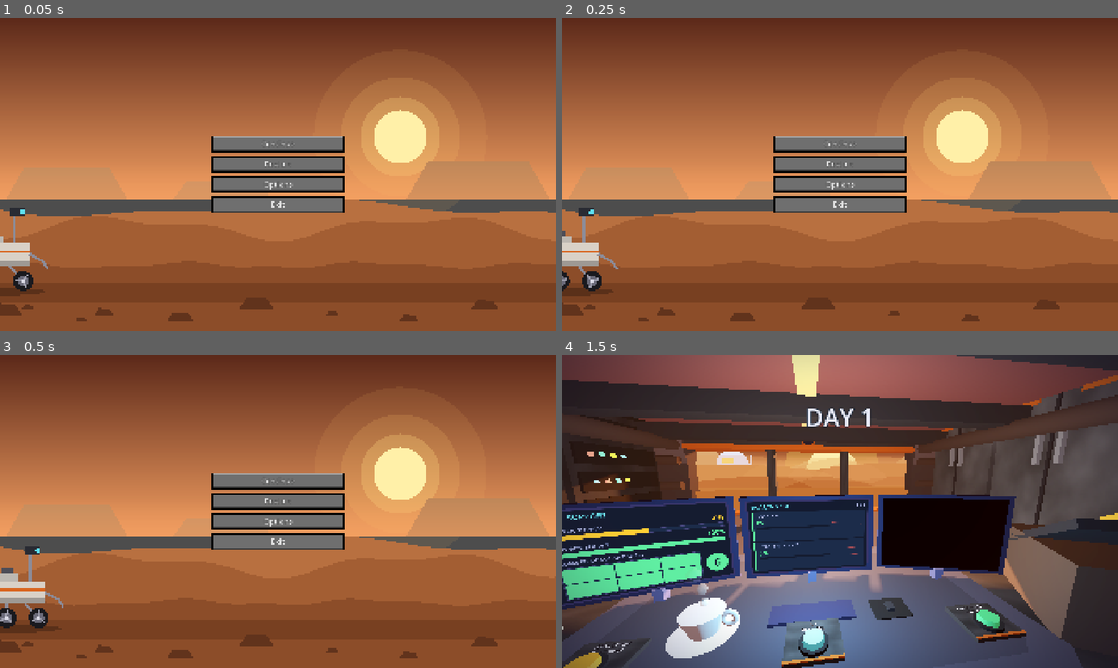
Above: before the commit, frames 1-4 (two rows, left to right).
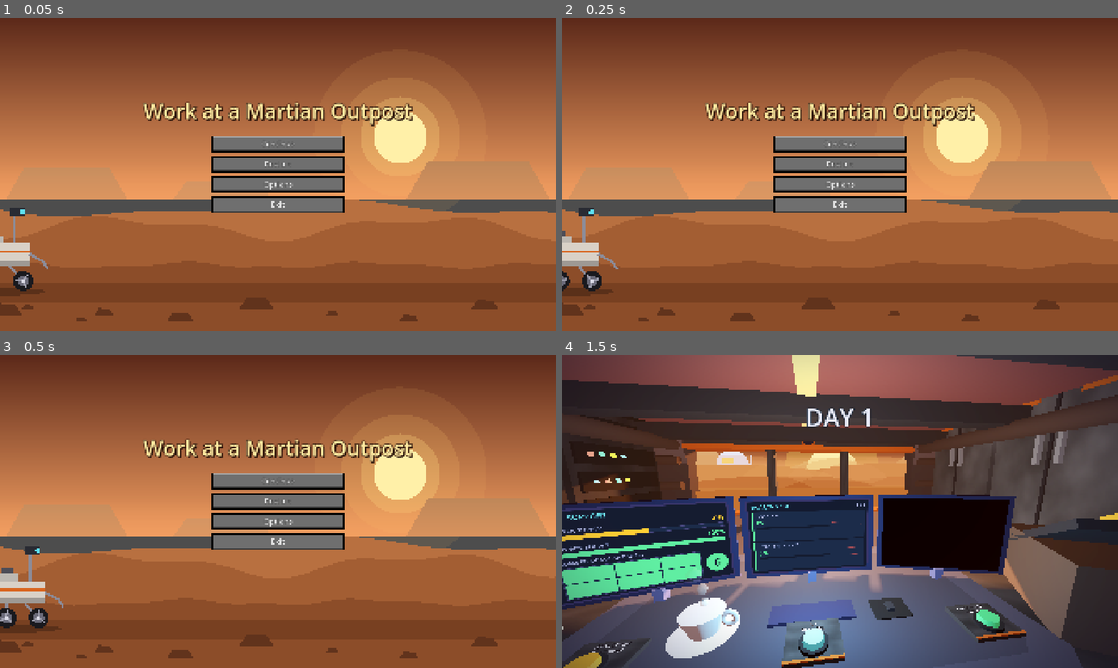
Above: after the commit, the same moments.

Repository: PolarLordStar/junior-astruonaut-mission-trainer
Game: Godot game, scene res://main_menu.tscn
The game is run twice, just before and just after one commit, with the same random seed, the same clock (stepped at 60 frames per second) and the same inputs.
Inputs (mouse positions are in pixels of both pictures, inside the frame that each line leads up to):
- Up to frame 1 (0.05 s): no input
- Up to frame 2 (0.25 s): no input
- Up to frame 3 (0.5 s): no input
- Up to frame 4 (1.5 s): click "Restart" at 0.5 s; move the mouse to (962, 495) at 1.27 s; click (962, 495) at 1.42 s

The runs differ from the first frame. In frame 1, 1.8% of the frame differs, in the area x 25-75%, y 26-35%; in frame 2, 1.8%; in frame 3, 1.8%; in frame 4, nothing differs.

Commit message:
Main menu title

Diff:
--- a/main_menu.tscn
+++ b/main_menu.tscn
@@ -57,6 +57,30 @@
 text = "Exit"
 script = ExtResource("6_0o4t1")
 
+[node name="Title" type="Label" parent="." unique_id=1938475021]
+layout_mode = 1
+anchors_preset = 8
+anchor_left = 0.5
+anchor_top = 0.5
+anchor_right = 0.5
+anchor_bottom = 0.5
+offset_left = -800.0
+offset_top = -290.0
+offset_right = 800.0
+offset_bottom = -170.0
+grow_horizontal = 2
+grow_vertical = 2
+theme_override_colors/font_color = Color(1, 0.9176, 0.6275, 1)
+theme_override_colors/font_shadow_color = Color(0.1, 0.04, 0.02, 0.75)
+theme_override_colors/font_outline_color = Color(0.2314, 0.1137, 0.0588, 1)
+theme_override_constants/shadow_offset_x = 5
+theme_override_constants/shadow_offset_y = 6
+theme_override_constants/outline_size = 14
+theme_override_font_sizes/font_size = 72
+text = "Work at a Martian Outpost"
+horizontal_alignment = 1
+vertical_alignment = 2
+
 [node name="MessageLabel" type="Label" parent="." unique_id=663175491]
 layout_mode = 1
 anchors_preset = 7
